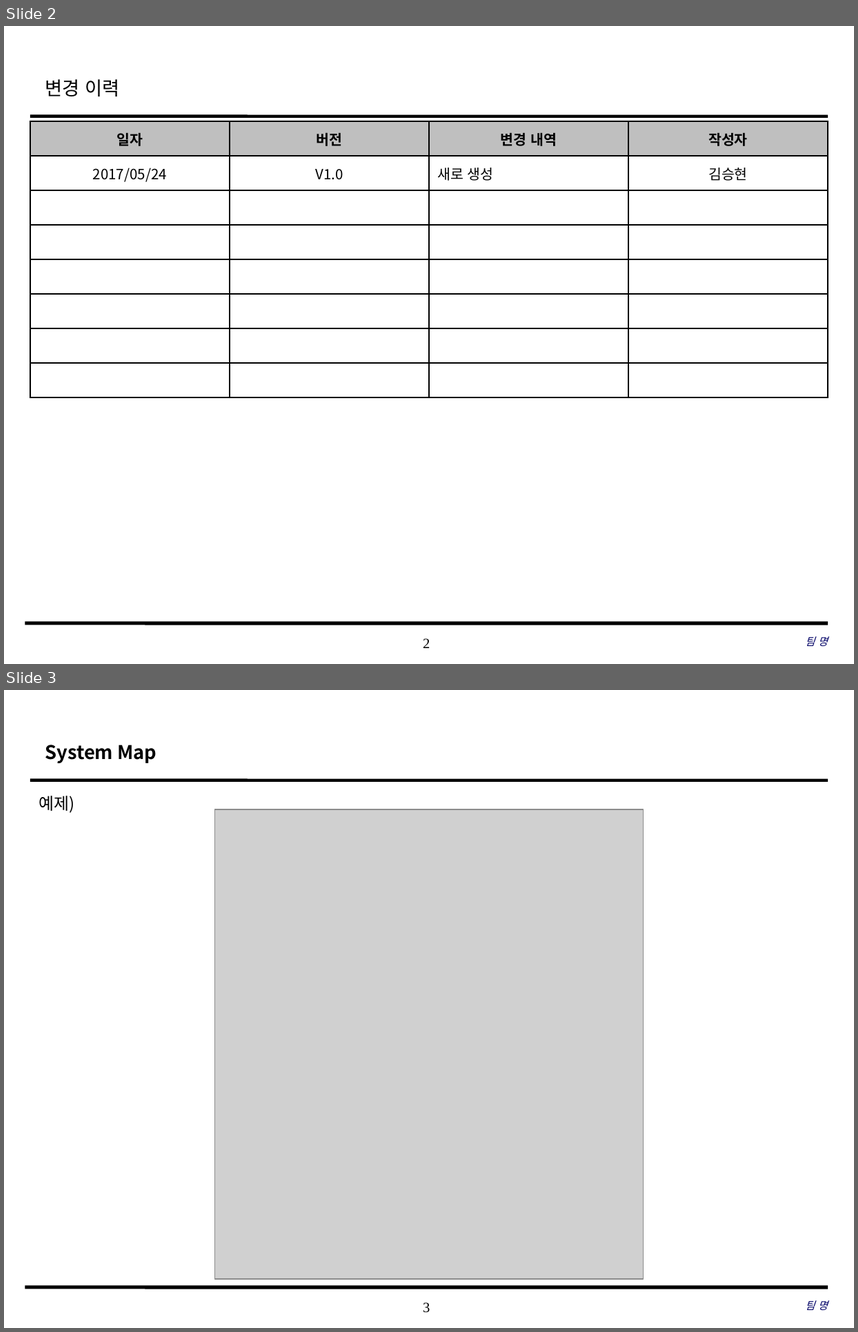
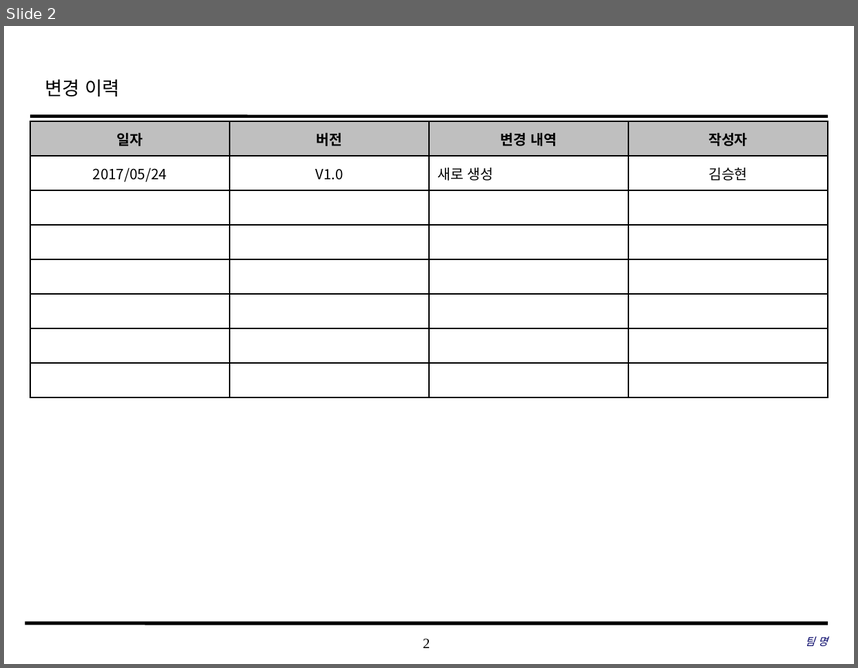
Before and after one commit to SE-admin/9, a slide deck: doc/3_ 설계서/UI Design Template_9_pigeon.pptx. Shown one above the other, each under a label of ours: slides 2 and 3 before the commit, slide 2 after it. The pictures are 858x1332 and 858x668 pixels, drawn with LibreOffice and Linux fonts; fonts in the diff are those of the drawing; grey boxes stand for pictures; background and template pictures are left out. Boxes give left, top, right and bottom in pixels: in the first picture for what was removed or moved away, otherwise in the second. Text is boxed around its words. In the diff, an @@ line names an element or a change of style, - is before the commit and + after.

Commit message:
# 서류 # 설계서 Class Design_9_pigeon.pptx # 4,7,8,9,10p # System Process 및 SC02, SC03 UI Design Template 작성

```diff
--- a/doc/3_ 설계서/UI Design Template_9_pigeon.pptx
+++ b/doc/3_ 설계서/UI Design Template_9_pigeon.pptx
@@ slide 3 removed at box(4, 690, 854, 1328), background #FFFFFF; not listed: 3 template elements that a slide beside it also shows @@
@@ title removed at box(45, 745, 156, 763) @@
-System Map
@@ text removed at box(38, 796, 74, 813) @@
-예제)
@@ picture removed at box(215, 809, 643, 1279) @@
@@ text removed at box(805, 1301, 828, 1310) @@
-팀 명
```
Also in this commit, not shown: 1 slide changed, 4 slides added, 2 other slides removed.
